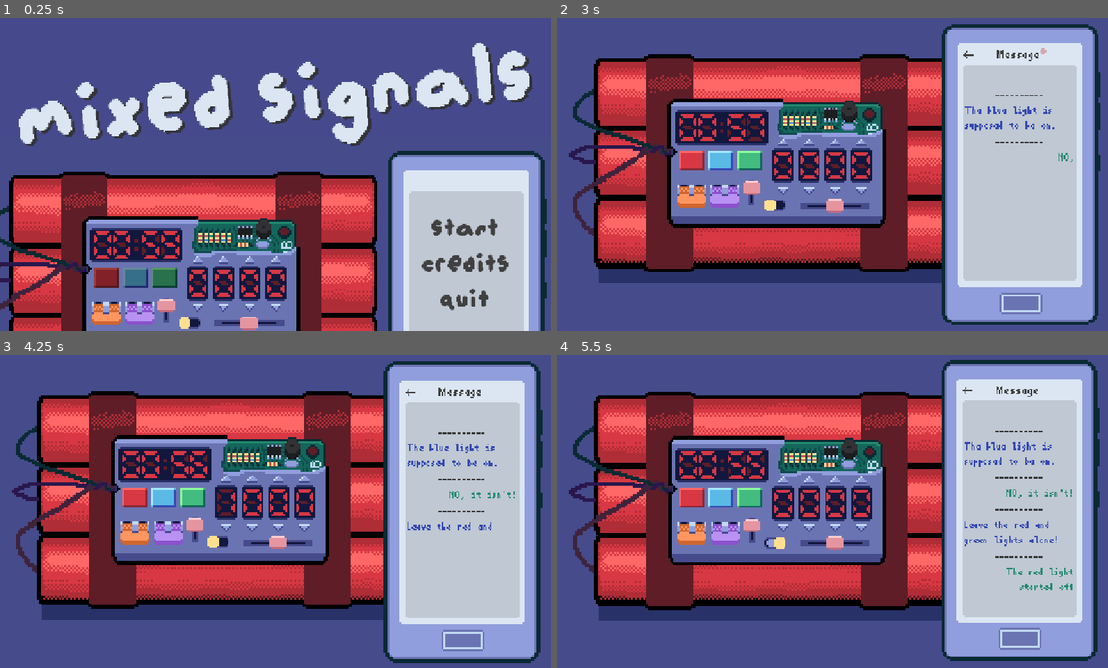
Above: before the commit, frames 1-4 (two rows, left to right).
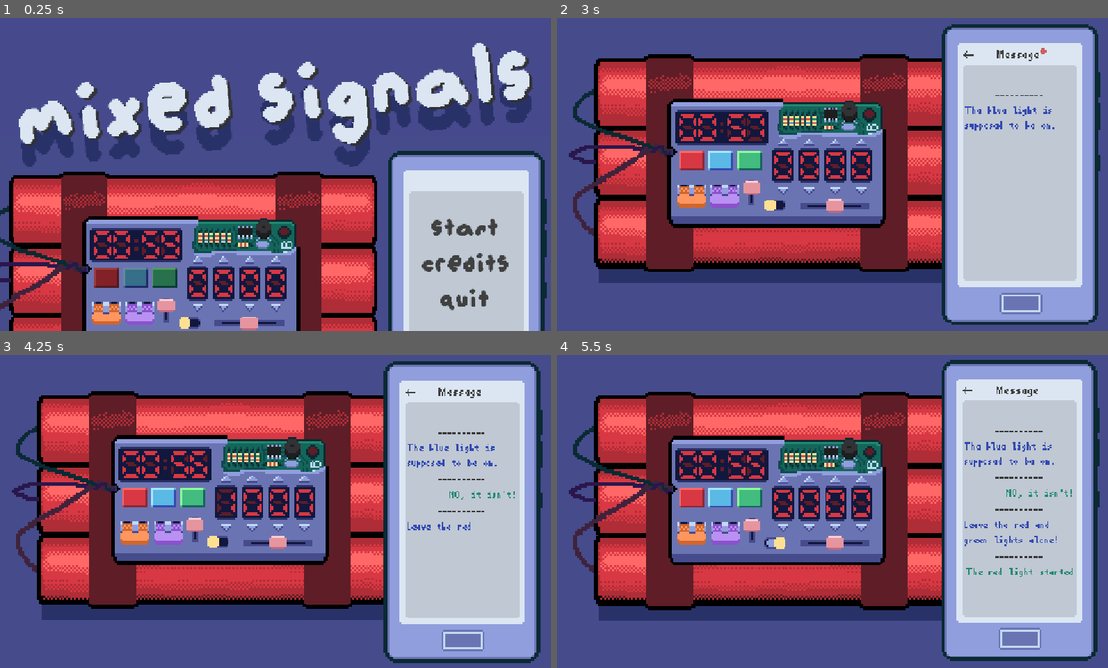
Above: after the commit, the same moments.

Repository: Mr-Excoem/brackeys-jam-2026-2
Game: Godot game, scene res://main.tscn
Same seed, same stepped clock (60 frames per second), same inputs: the game is played once before the commit and once after it.
Inputs (mouse positions are in pixels of both pictures, inside the frame that each line leads up to):
- Up to frame 1 (0.25 s): no input
- Up to frame 2 (3 s): click "START" at 0.5 s; click (694, 161) at 1.25 s; click (749, 158) at 2 s; click (722, 161) at 2.75 s
- Up to frame 3 (4.25 s): click (225, 480) at 3.52 s
- Up to frame 4 (5.5 s): click (782, 527) at 4.27 s; click (777, 542) at 5.02 s

The runs differ from the first frame. In frame 1, 4.2% of the frame differs, in the area x 3-97%, y 16-48%; in frame 2, less than 0.1%; in frame 3, less than 0.1%; in frame 4, 0.2%.

Commit message:
Added human veritification dialogue

Diff:
--- a/brackeys-2026/main.gd
+++ b/brackeys-2026/main.gd
@@ -77,6 +77,10 @@
 
 	{"speaker": "Agnes", "text": "The purple switch is on too."},
 	{"speaker": "Delilah", "text": "No, that one is off."},
+]
+
+var human_veritification_dialogue = [
+	{"speaker": 'Delilah',"text": 'Is that a human veritification on a bomb?'}
 ]
 
 var bomb_solved_dialogue = [
@@ -167,6 +171,12 @@
 		is_checking_solution = false
 		if randi_range(1,10) == 1:
 			$CaptchaLayer.popup()
+			if dialogue_index >= current_dialogue.size():
+				current_dialogue = human_veritification_dialogue
+				dialogue_index = 0
+				show_dialogue()
+			current_dialogue = human_veritification_dialogue
+			dialogue_index = 0
 			return
 		print("BOMB DEFUSED!")
 		if dialogue_index >= current_dialogue.size():
@@ -181,11 +191,9 @@
 
 func _on_captcha_layer_solved() -> void:
 	print("BOMB DEFUSED!")
-	if dialogue_index >= current_dialogue.size():
-		current_dialogue = bomb_solved_dialogue
-		dialogue_index = 0
-		show_dialogue()
 	current_dialogue = bomb_solved_dialogue
+	dialogue_index = 0
+	show_dialogue()
 	dialogue_index = 0
 	BombTimer.is_bomb_solved = true
 	BombTimer.stop()
--- a/brackeys-2026/main.tscn
+++ b/brackeys-2026/main.tscn
@@ -198,10 +198,22 @@
 "update": 1,
 "values": [true]
 }
+tracks/10/type = "value"
+tracks/10/imported = false
+tracks/10/enabled = true
+tracks/10/path = NodePath("MiscLayer/Noise:volume_db")
+tracks/10/interp = 1
+tracks/10/loop_wrap = true
+tracks/10/keys = {
+"times": PackedFloat32Array(0),
+"transitions": PackedFloat32Array(1),
+"update": 0,
+"values": [-80.0]
+}
 
 [sub_resource type="Animation" id="Animation_dg77c"]
 resource_name = "titlescree_out"
-length = 0.2
+length = 0.3
 tracks/0/type = "value"
 tracks/0/imported = false
 tracks/0/enabled = true
@@ -323,6 +335,18 @@
 "transitions": PackedFloat32Array(1),
 "update": 1,
 "values": [false]
+}
+tracks/10/type = "value"
+tracks/10/imported = false
+tracks/10/enabled = true
+tracks/10/path = NodePath("MiscLayer/Noise:volume_db")
+tracks/10/interp = 2
+tracks/10/loop_wrap = true
+tracks/10/keys = {
+"times": PackedFloat32Array(0, 0.2),
+"transitions": PackedFloat32Array(1, 1),
+"update": 0,
+"values": [-20.0, -60.0]
 }
 
 [sub_resource type="Animation" id="Animation_efxa6"]
@@ -437,6 +461,18 @@
 "transitions": PackedFloat32Array(1, 1),
 "update": 0,
 "values": [Vector2(-286, -122), Vector2(-242.00009, 68)]
+}
+tracks/9/type = "value"
+tracks/9/imported = false
+tracks/9/enabled = true
+tracks/9/path = NodePath("MiscLayer/Noise:volume_db")
+tracks/9/interp = 1
+tracks/9/loop_wrap = true
+tracks/9/keys = {
+"times": PackedFloat32Array(0, 0.2),
+"transitions": PackedFloat32Array(1, 1),
+"update": 0,
+"values": [-80.0, -20.0]
 }
 
 [sub_resource type="AnimationLibrary" id="AnimationLibrary_dg77c"]
@@ -647,6 +683,8 @@
 
 [node name="AnimationPlayer" type="AnimationPlayer" parent="." unique_id=1875978314]
 libraries/ = SubResource("AnimationLibrary_dg77c")
+
+[node name="AudioStreamPlayer" type="AudioStreamPlayer" parent="AnimationPlayer" unique_id=852063960]
 
 [node name="TitleLayer" type="CanvasLayer" parent="." unique_id=1795220319]
 script = ExtResource("13_getpj")
@@ -669,10 +707,11 @@
 vertical_alignment = 1
 
 [node name="GameTitleShaddow" type="RichTextLabel" parent="TitleLayer/GameTitle" unique_id=1193364811]
-z_index = -10
+z_index = -1
 layout_mode = 0
+offset_top = 48.0
 offset_right = 1611.3916
-offset_bottom = 356.9192
+offset_bottom = 404.9192
 theme_override_colors/default_color = Color(0.16078432, 0.19607843, 0.40784314, 1)
 theme_override_constants/shadow_offset_x = 6
 theme_override_constants/shadow_offset_y = 5
--- a/brackeys-2026/scripts/camera_layer.gd
+++ b/brackeys-2026/scripts/camera_layer.gd
@@ -41,10 +41,10 @@
 	else:
 		screen.color.a = 0
 
-	if BombTimer.is_stopped():
-		noise.stop()
-		$End.show()
-		set_process(false)
+	#if BombTimer.is_stopped():
+		#noise.stop()
+		#$End.show()
+		#set_process(false)
 
 	#set noise volume
 	noise.volume_db = BombTimer.WARNING_TIME - BombTimer.time_left - 20
